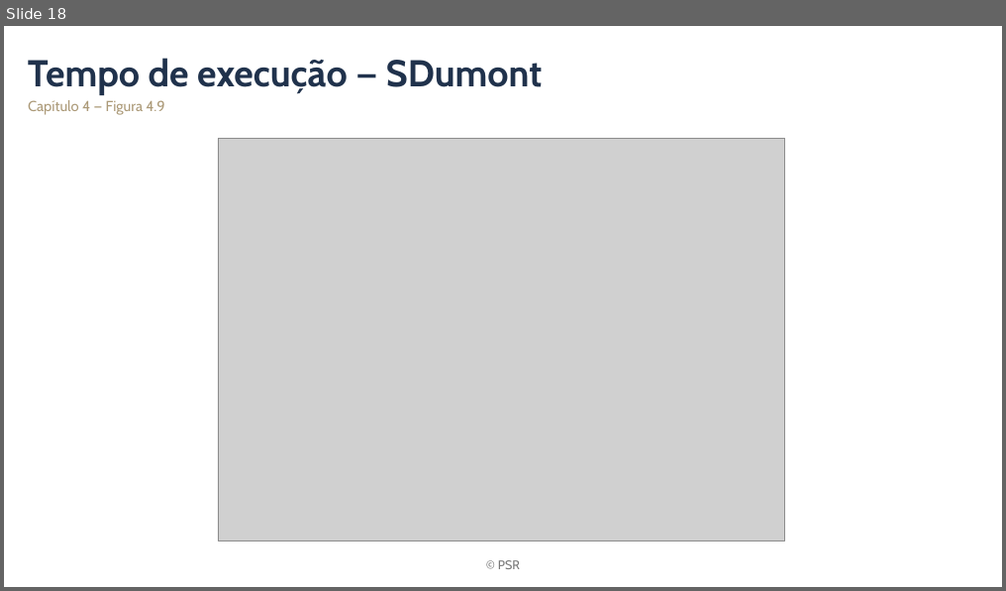
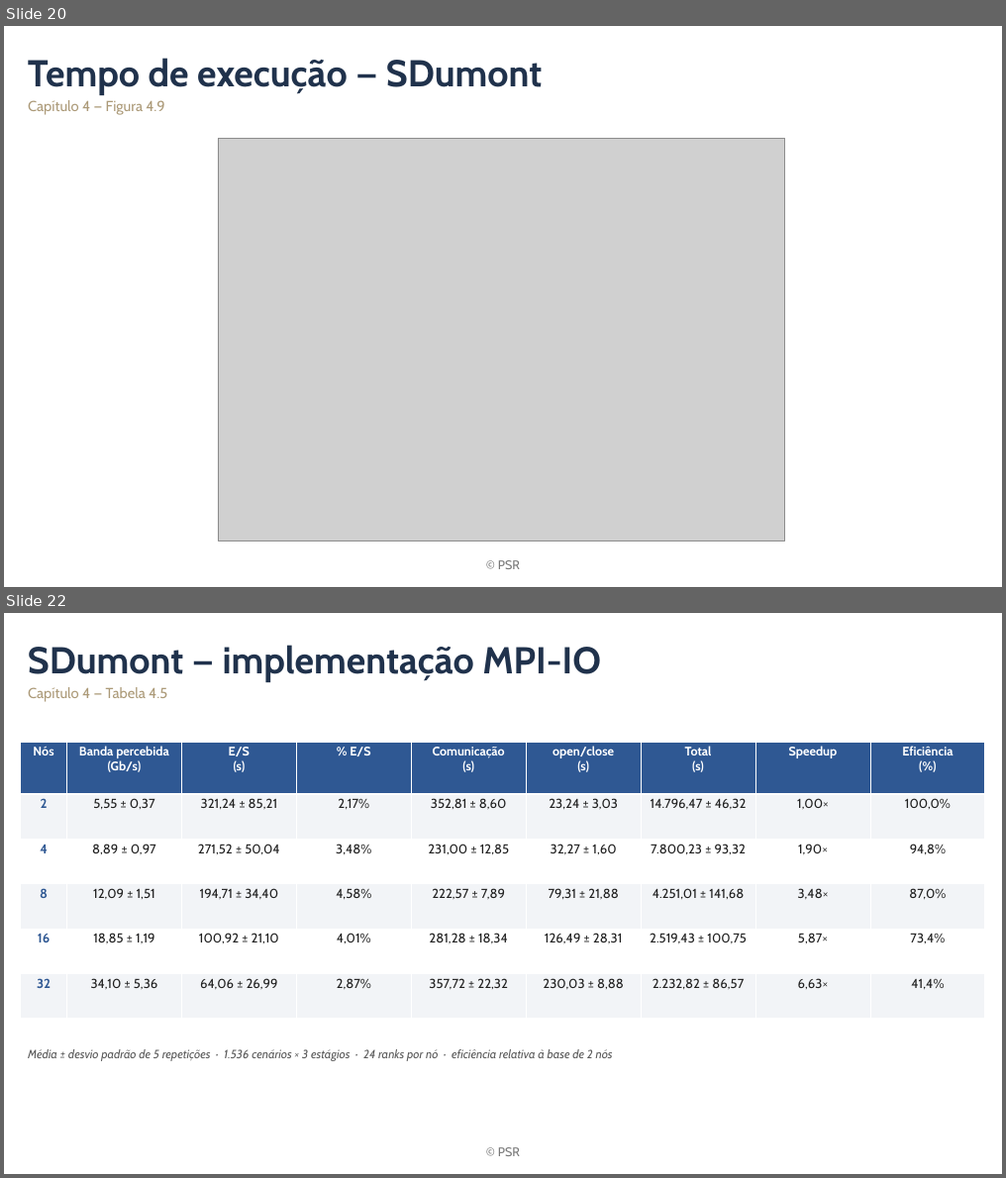
Before and after one commit to mbrcruz/SDDP-MPIO-Latex, a slide deck: Apresentacao/Apresentacao_esqueleto.pptx. Shown one above the other, each under a label of ours: slide 18 before the commit, slides 20 and 22 after it; the slides between them are not shown. The pictures are 1006x591 and 1006x1178 pixels, drawn with LibreOffice and Linux fonts; fonts in the diff are those of the drawing; grey boxes stand for pictures; background and template pictures are left out. Boxes give left, top, right and bottom in pixels: in the first picture for what was removed or moved away, otherwise in the second. Text is boxed around its words. In the diff, an @@ line names an element or a change of style, - is before the commit and + after.

Commit message:
fix tables

```diff
--- a/Apresentacao/Apresentacao_esqueleto.pptx
+++ b/Apresentacao/Apresentacao_esqueleto.pptx
@@ slide 22 added at <box>4,613,1002,1174</box>, background #FFFFFF; not listed: 1 template element that a slide beside it also shows @@
@@ title added at <box>28,645,601,682</box>, 36 pt, text #20324C, bold @@
+SDumont — implementação MPI-IO
@@ text added at <box>28,687,167,702</box>, 14 pt, text #AC9A78 @@
+Capítulo 4 — Tabela 4.5
@@ table added at <box>21,742,983,1019</box>, 6 rows, 9 columns @@
+Nós | Banda percebida / (Gb/s) | E/S / (s) | % E/S | Comunicação / (s) | open/close / (s) | Total / (s) | Speedup | Eficiência / (%)
+2 | 5,55 ± 0,37 | 321,24 ± 85,21 | 2,17% | 352,81 ± 8,60 | 23,24 ± 3,03 | 14.796,47 ± 46,32 | 1,00× | 100,0%
+4 | 8,89 ± 0,97 | 271,52 ± 50,04 | 3,48% | 231,00 ± 12,85 | 32,27 ± 1,60 | 7.800,23 ± 93,32 | 1,90× | 94,8%
+8 | 12,09 ± 1,51 | 194,71 ± 34,40 | 4,58% | 222,57 ± 7,89 | 79,31 ± 21,88 | 4.251,01 ± 141,68 | 3,48× | 87,0%
+16 | 18,85 ± 1,19 | 100,92 ± 21,10 | 4,01% | 281,28 ± 18,34 | 126,49 ± 28,31 | 2.519,43 ± 100,75 | 5,87× | 73,4%
+32 | 34,10 ± 5,36 | 64,06 ± 26,99 | 2,87% | 357,72 ± 22,32 | 230,03 ± 8,88 | 2.232,82 ± 86,57 | 6,63× | 41,4%
@@ text added at <box>28,1050,613,1061</box>, 11.5 pt, text #5A5A5A, italic @@
+Média ± desvio padrão de 5 repetições · 1.536 cenários × 3 estágios · 24 ranks por nó · eficiência relativa à base de 2 nós
@@ what was slide 18 is now slide 20 @@
```
Also in this commit, not shown: 3 slides changed, 5 other slides added.
